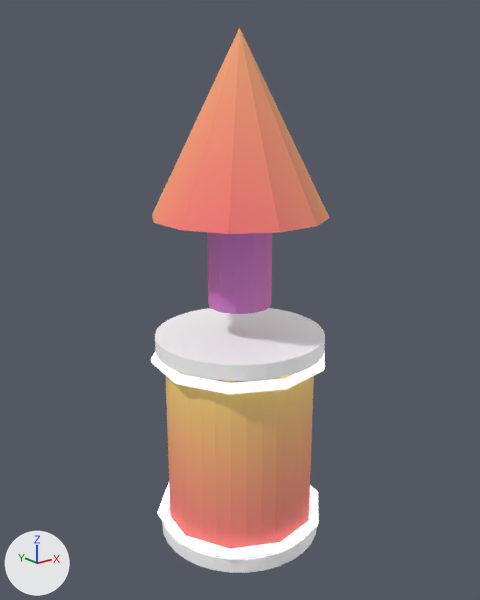
Two versions of the glTF model packages/dcl/models/teleporter.glb, one commit apart.
Both versions are drawn from a 50 mm camera at (-6.95, -8.7, 7.85) aimed at (0.01, 0.0, 4.37). The lights are fixed; the arrows at lower left show +X, +Y and +Z. Objects named as collision shapes, trigger or cutter boxes, shadow casters or lower levels of detail are left out. Where no turn or scale is listed for an object, it has been applied to the vertices. Vertices at the same position are counted once.

In view in the first picture: 'arrow', 'emissive', 'emissive.001', 'lightMulticolour', 'teleporter', 'teleporter.001'.
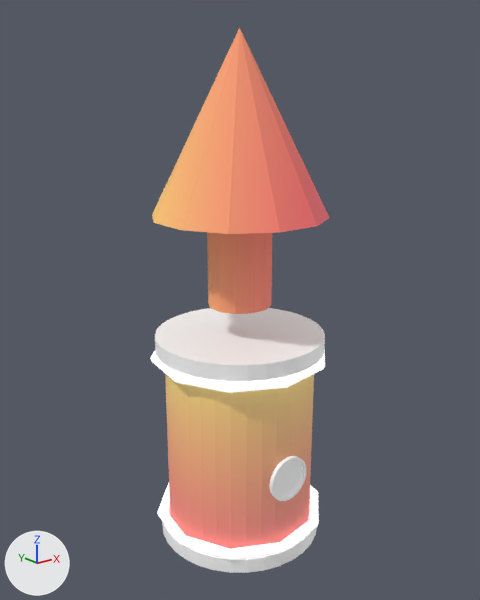
The newer file is also turned or shifted as a whole; pictures and numbers use the older file's frame.

The edits, one by one:
me_cone has 37 vertices, 70 faces and spans x -1.45..1.45, y -1.45..1.45, z -3.03..1.48.
me_cone is used by ob_arrow; location (0.0, 0.0, 7.33).
me_cone part 1: texture (UV) coordinates of 70 of 70 faces, centred in x -1.15..1.15, y -1.15..1.15, z -3.03..-0.49, changed; they spanned u 0.01..0.99, v 0.01..0.49 and now span u 0.08..0.57, v 0.01..0.99.
Mesh me_cylinder_072_1 is new.
It has 192 vertices, 380 faces and spans x -0.4..0.4, y -0.036..0.036, z -0.4..0.4.
It uses material mat_tableau (white #ffffff).
Object 'avgCheck' (ob_avgcheck) is new; it shows me_cylinder_072_1.
Its location is (-0.03, -1.38, 1.49).

Changed parts and their boxes [x1, y1, x2, y2] in the pictures (480 x 600 px):
'avgCheck', added: after [269, 456, 306, 501]
part 1 of me_cone, surface changed: [152, 28, 329, 314] in both
